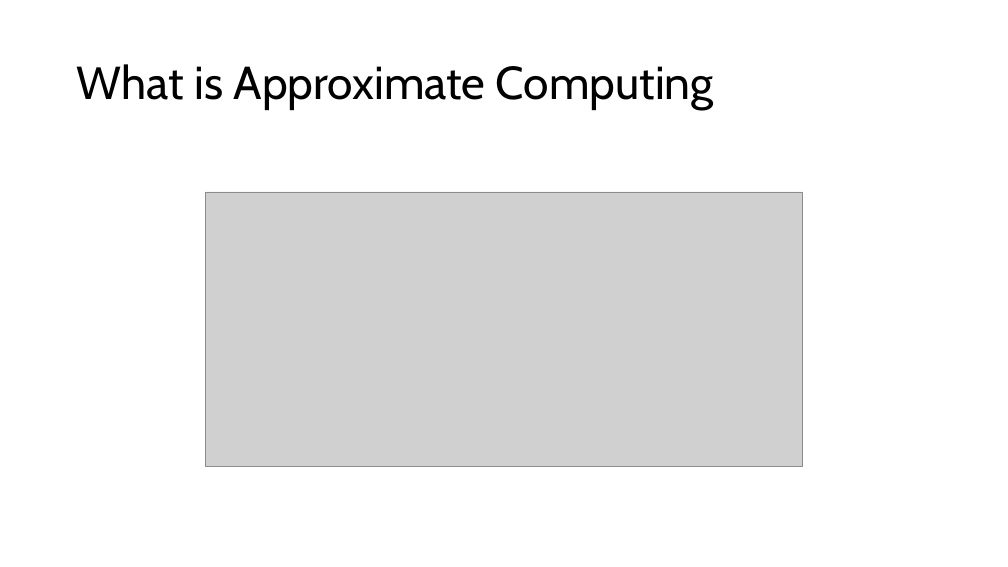
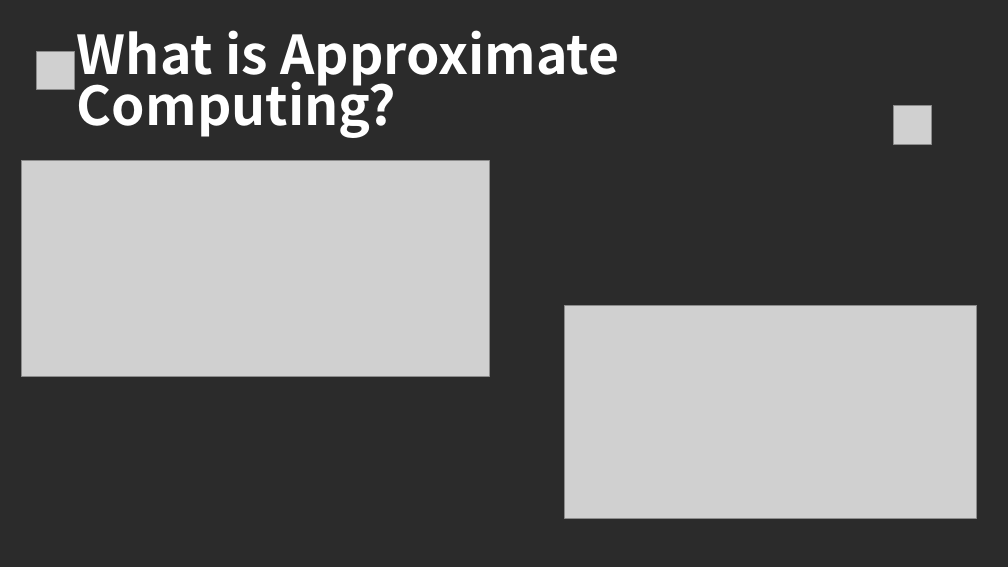
Before and after one commit to LoloMarty/2024-, a slide deck: slide 24 of CS4630/Approximate Computing.pptx (slide 8 before the commit). Drawn at 1008x567 pixels with LibreOffice and Linux fonts; fonts in the diff are those of the drawing; grey boxes stand for pictures; background and template pictures are left out; a plain dark background stands for a picture behind light text. Boxes give left, top, right and bottom in pixels: in the first picture for what was removed or moved away, otherwise in the second. Text is boxed around its words. In the diff, an @@ line names an element or a change of style, - is before the commit and + after.

```diff
--- a/CS4630/Approximate Computing.pptx
+++ b/CS4630/Approximate Computing.pptx
@@ background #FFFFFF to picture (left out) @@
@@ picture added at box(36, 51, 75, 90) @@
@@ text "What is Approximate Computing?" at box(77, 30, 619, 138): vertical alignment middle to bottom @@
@@ text at box(77, 30, 619, 138): text changed; size 44 to 51 pt; font Cabin to Noto Sans CJK SC; text colour #000000 to #FFFFFF; bold on @@
-What is Approximate Computing
+What is Approximate Computing?
@@ picture added at box(894, 106, 932, 144) @@
@@ picture: place and size @@
-picture at box(206, 192, 802, 467)
+picture at box(21, 161, 489, 377)
@@ picture added at box(564, 306, 977, 518) @@
```
Also in this commit, not shown: 16 other slides changed, 9 slides added, 10 slides removed, 1 other file.
